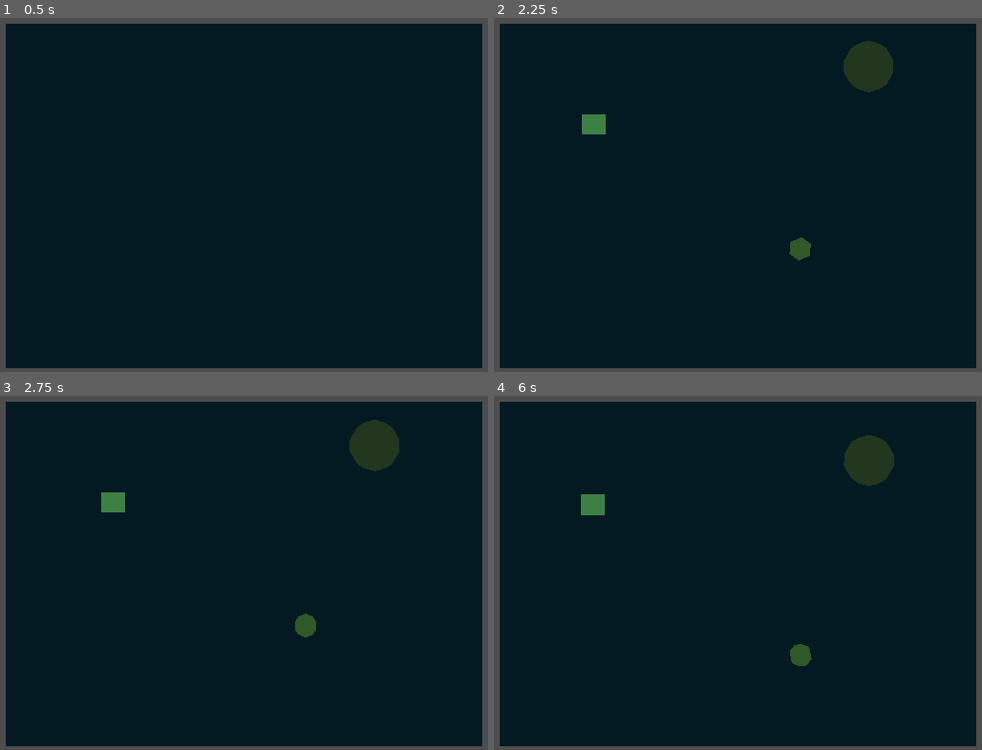
Above: before the commit, frames 1-4 (two rows, left to right).
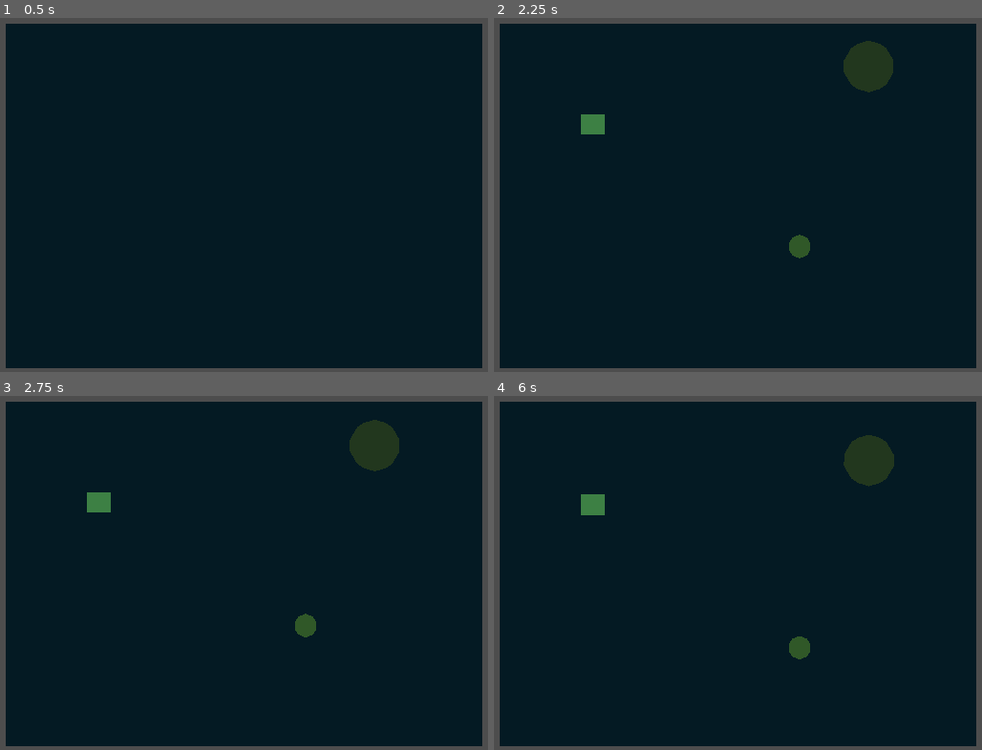
Above: after the commit, the same moments.

Repository: Wake1st/GomiMoni
Game: Godot game, scene res://testing/systems/test_vehicle_swap_system.tscn
Same seed, same stepped clock (60 frames per second), same inputs: the game is played once before the commit and once after it. The project has no main scene, so this scene is started directly.
Inputs:
- Up to frame 1 (0.5 s): no input
- Up to frame 2 (2.25 s): tap Enter (ui_accept) at 0.5, 0.77, 0.8, 1.07, 1.35, 1.52, 1.82 s; hold Right (ui_right) 0.53-1.28 s; hold 1 0.53-1.28 s; hold Down (ui_down) 1.28-2.03 s; tap 1 at 1.55 s; hold Right (ui_right) from 2.03 s (still down); tap X (swap_character_next) at 2.1 s
- Up to frame 3 (2.75 s): keep holding Right (ui_right); tap Enter (ui_accept) at 2.3 s
- Up to frame 4 (6 s): release Right (ui_right) at 2.78 s; hold Up (ui_up) 2.78-3.53 s; tap Z (swap_character_prev) at 2.85 s; tap Enter (ui_accept) at 3.02, 3.32, 3.77, 3.8, 4.07, 4.52, 4.82, 5.3 s; tap 1 at 3.05, 4.55, 5.85 s; hold 1 3.53-4.28 s; hold Left (ui_left) 3.53-5.03 s; tap 2 at 4.35 s; hold Down (ui_down) 5.03-5.78 s; hold 3 5.03-5.78 s; hold Right (ui_right) from 5.78 s (still down)

Frame 1 is identical in both runs. In frame 2, less than 0.1% of the frame differs, in the area x 17-65%, y 27-69%; in frame 3, 0.3%, in the area x 17-26%, y 27-33%; in frame 4, 0.2%.

Commit message:
setup level base

Diff:
--- a/common/VehicleController.gd
+++ b/common/VehicleController.gd
@@ -3,12 +3,20 @@
 
 const JOYSTICK_DEADZONE: float = 0.2
 
+static var isActive: bool = false
+
 
 static func get_movement() -> Vector2:
+	if !isActive:
+		return Vector2.ZERO
+
 	return Input.get_vector("ui_left", "ui_right", "ui_up", "ui_down", JOYSTICK_DEADZONE)
 
 
 static func get_character_swap() -> int:
+	if !isActive:
+		return 0
+
 	if Input.is_action_just_pressed("swap_character_next"):
 		return 1
 	if Input.is_action_just_pressed("swap_character_prev"):
@@ -17,4 +25,7 @@
 
 
 static func get_menu_select() -> bool:
+	if !isActive:
+		return false
+
 	return Input.is_action_just_pressed("select_menu")
--- a/common/level_container.gd
+++ b/common/level_container.gd
@@ -7,6 +7,7 @@
 
 @onready var camera: LevelCamera = $LevelCamera
 
+var level: Level
 var highestLevelFinished: int = 0
 
 
@@ -14,33 +15,45 @@
 	camera.transition_finished.connect(handle_camera_transition_finished)
 
 
+func setup(levelNumber: int = -1) -> void:
+	# if no number is given, play the next level
+	if levelNumber < 0:
+		levelNumber = highestLevelFinished + 1
+
+	var scene: PackedScene = LevelList.items[levelNumber]
+	level = scene.instantiate()
+	add_child(level)
+	level.completed.connect(leave)
+
+
 func open() -> void:
 	camera.open_transition()
 
+
 func run(levelNumber: int = -1) -> void:
-	print("running: %s" % levelNumber)
-
-	# if no number is given, play the next level
-	if levelNumber < 0:
-		print("setup highest level: ", highestLevelFinished + 1)
-	else:
-		print("setup given level: ", levelNumber)
+	level.run()
 
 
 func leave() -> void:
-	print("leaving level...")
+	# increment level number
+	highestLevelFinished += 1
+
+	# start the goodbye
 	camera.close_transition()
 
 
+func teardown() -> void:
+	level.completed.disconnect(leave)
+	remove_child(level)
+	level = null
+
+
 func swap() -> void:
-	print("swapping levels...")
-
 	# despawn the current level
-
-	# increment level number
-	highestLevelFinished += 1
+	teardown()
 
 	# setup the next level
+	setup()
 
 
 func handle_camera_transition_finished(isOpen: bool) -> void:
--- /dev/null
+++ b/levels/Level.gd
@@ -0,0 +1,39 @@
+class_name Level
+extends Node3D
+
+
+signal completed(moni: float)
+
+@export var moni: float = 1
+@export var spawners: Array[Spawner] = []
+@export var goal: Goal
+
+var isActive: bool = false
+
+
+func _ready() -> void:
+	goal.goal_entered.connect(handle_goal_entered)
+
+
+func run() -> void:
+	# allow vehicle controls
+	VehicleController.isActive = true
+
+	# spawn the vehicles
+	for spawner in spawners:
+		spawner.spawn()
+
+
+func reset() -> void:
+	# cleanup
+
+	# re-run
+	run()
+
+
+func handle_goal_entered() -> void:
+	# disable vehicle controls
+	VehicleController.isActive = false
+
+	# notify container
+	emit_signal("completed", moni)
--- /dev/null
+++ b/levels/LevelList.gd
@@ -0,0 +1,15 @@
+class_name LevelList
+
+static var items: Dictionary = {
+	0: preload("res://levels/basics/gomi_to_hole.tscn"),
+	1: preload('res://levels/basics/slopes.tscn'),
+	2: preload("res://levels/basics/s_bend.tscn"),
+	3: preload("res://levels/heavy/heavy_to_basket.tscn"),
+	4: preload("res://levels/heavy/two_baskets.tscn"),
+	5: preload("res://levels/heavy/too_heavy_for_slopes.tscn"),
+	6: preload("res://levels/flyer/flyer_to_switch.tscn"),
+	7: preload("res://levels/flyer/which_switch.tscn"),
+	8: preload("res://levels/flyer/switches_get_stiches.tscn"),
+	9: preload("res://levels/combined/flyer_help_heavy.tscn"),
+	10: preload("res://levels/combined/heavy_help_flyer.tscn")
+}
--- a/levels/basics/gomi_to_hole.tscn
+++ b/levels/basics/gomi_to_hole.tscn
@@ -1,3 +1,19 @@
-[gd_scene format=3 uid="uid://b1ralg8ig4c6n"]
+[gd_scene load_steps=5 format=3 uid="uid://b1ralg8ig4c6n"]
 
-[node name="GomiToHole" type="Node3D"]
+[ext_resource type="PackedScene" uid="uid://blqjs6prqtn6s" path="res://common/floor.tscn" id="1_0jpbx"]
+[ext_resource type="Script" uid="uid://uoco4c1rotxc" path="res://levels/Level.gd" id="1_yso5g"]
+[ext_resource type="PackedScene" uid="uid://cyelose74sdkh" path="res://mechanics/goal.tscn" id="2_yso5g"]
+[ext_resource type="PackedScene" uid="uid://bph4np0kwwltn" path="res://mechanics/spawner.tscn" id="3_auof0"]
+
+[node name="GomiToHole" type="Node3D" node_paths=PackedStringArray("spawners", "goal")]
+script = ExtResource("1_yso5g")
+moni = 13.84
+spawners = [NodePath("Spawner")]
+goal = NodePath("Goal")
+
+[node name="Floor" parent="." instance=ExtResource("1_0jpbx")]
+
+[node name="Goal" parent="." instance=ExtResource("2_yso5g")]
+
+[node name="Spawner" parent="." instance=ExtResource("3_auof0")]
+transform = Transform3D(1, 0, 0, 0, 1, 0, 0, 0, 1, 4, 0, 4)
--- a/systems/staging_system.gd
+++ b/systems/staging_system.gd
@@ -18,8 +18,11 @@
 
 
 func handle_level_closed() -> void:
-	print("level closed!")
+	# run the shop
 	shopContainer.open()
+
+	# while shop is running, swap for next level
+	levelContainer.swap()
 
 
 func handle_shop_closed() -> void:
--- /dev/null
+++ b/testing/stages/test_level.gd
@@ -0,0 +1,18 @@
+extends Node3D
+
+
+@onready var gomi_to_hole: Level = $GomiToHole
+
+
+func _ready() -> void:
+	gomi_to_hole.completed.connect(handle_level_completed)
+	gomi_to_hole.run()
+
+
+func _input(_event):
+	if Input.is_action_just_pressed("ui_accept"):
+		gomi_to_hole.reset()
+
+
+func handle_level_completed() -> void:
+	print("level complete!")
--- /dev/null
+++ b/testing/stages/test_level.tscn
@@ -0,0 +1,22 @@
+[gd_scene load_steps=4 format=3 uid="uid://b6ko4w1363knc"]
+
+[ext_resource type="Script" uid="uid://dmnwk3nh7lnr0" path="res://testing/stages/test_level.gd" id="1_2oh4n"]
+[ext_resource type="PackedScene" uid="uid://b1ralg8ig4c6n" path="res://levels/basics/gomi_to_hole.tscn" id="2_d217e"]
+
+[sub_resource type="Environment" id="Environment_2oh4n"]
+ambient_light_source = 2
+ambient_light_color = Color(0.243137, 0.556863, 0.572549, 1)
+ambient_light_energy = 1.32
+
+[node name="TestLevel" type="Node3D"]
+script = ExtResource("1_2oh4n")
+
+[node name="GomiToHole" parent="." instance=ExtResource("2_d217e")]
+
+[node name="WorldEnvironment" type="WorldEnvironment" parent="."]
+environment = SubResource("Environment_2oh4n")
+
+[node name="Camera3D" type="Camera3D" parent="."]
+transform = Transform3D(1, 0, 0, 0, 0.707107, 0.707107, 0, -0.707107, 0.707107, 0, 18, 16)
+projection = 1
+size = 18.0
Not shown, added: levels/Level.gd.uid
Not shown, added: levels/LevelList.gd.uid
Not shown, added: testing/stages/test_level.gd.uid
